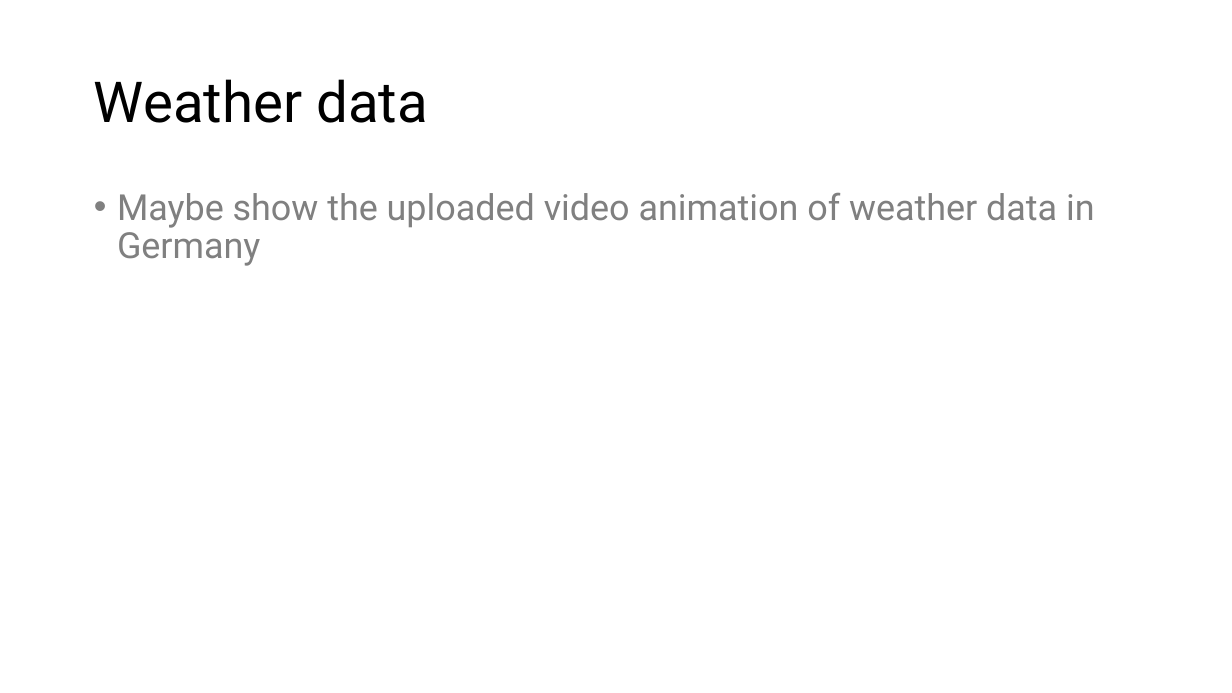
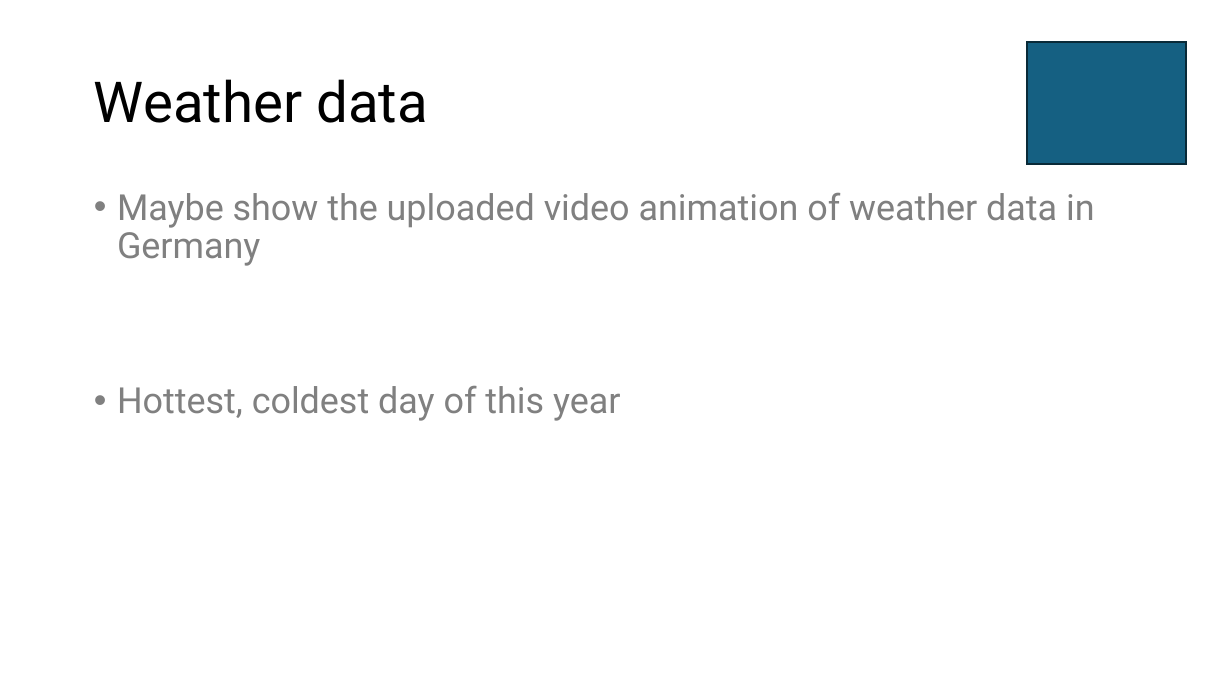
Before and after one commit to eyjomoin/Modeling-buildings-and-their-heating-systems, a slide deck: slide 16 of presentation/heat.pptx. Drawn at 1232x693 pixels with LibreOffice and Linux fonts; fonts in the diff are those of the drawing. Boxes give left, top, right and bottom in pixels: in the first picture for what was removed or moved away, otherwise in the second. Text is boxed around its words. In the diff, an @@ line names an element or a change of style, - is before the commit and + after.

```diff
--- a/presentation/heat.pptx
+++ b/presentation/heat.pptx
@@ rectangle added at bbox=[1027, 43, 1186, 164], fill #156082, outline #092A39 1.5 pt @@
@@ text at bbox=[117, 386, 620, 421]: paragraph added @@
+• Hottest, coldest day of this year
```
Also in this commit, not shown: 4 other slides changed, 3 slides added, 2 slides removed, 1 other file.
